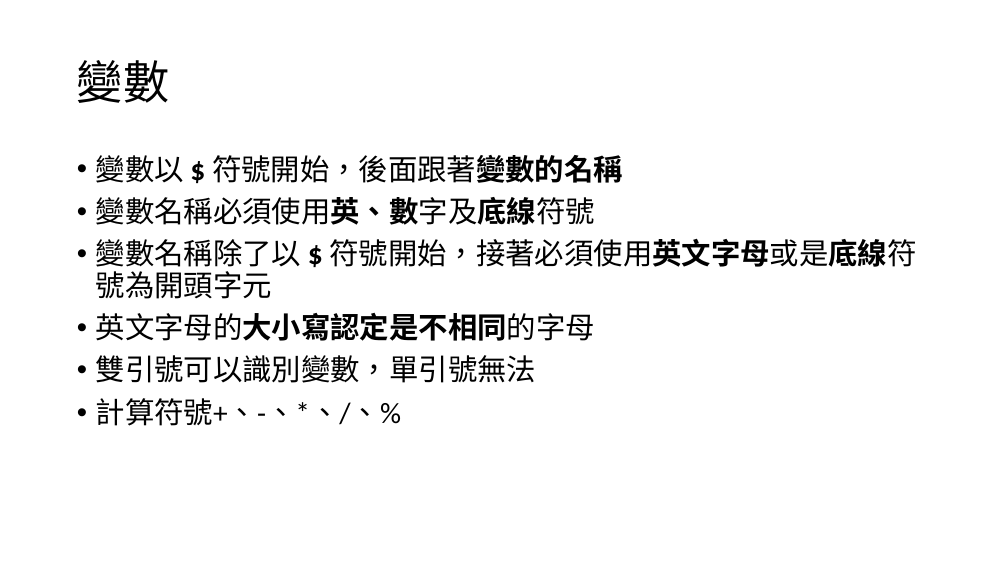
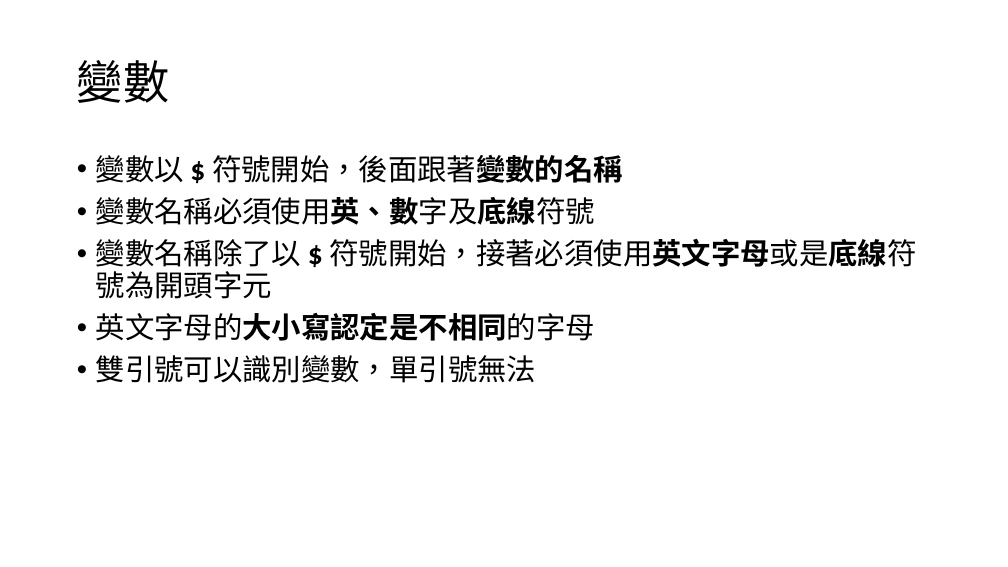
Before and after one commit to choco2001/ppt, a slide deck: slide 5 of php.pptx. Drawn at 1008x567 pixels with LibreOffice and Linux fonts; fonts in the diff are those of the drawing. Boxes give left, top, right and bottom in pixels: in the first picture for what was removed or moved away, otherwise in the second. Text is boxed around its words. In the diff, an @@ line names an element or a change of style, - is before the commit and + after.

```diff
--- a/php.pptx
+++ b/php.pptx
@@ text at <box>96,398,401,426</box>: paragraph removed @@
-• 計算符號+、-、*、/、%
```
Also in this commit, not shown: 2 other slides changed, 2 slides added.
